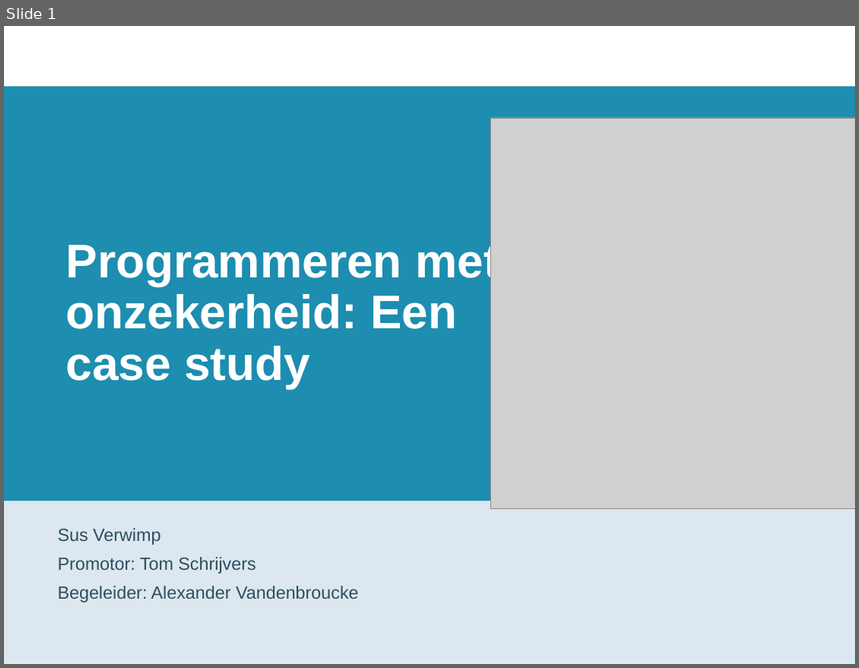
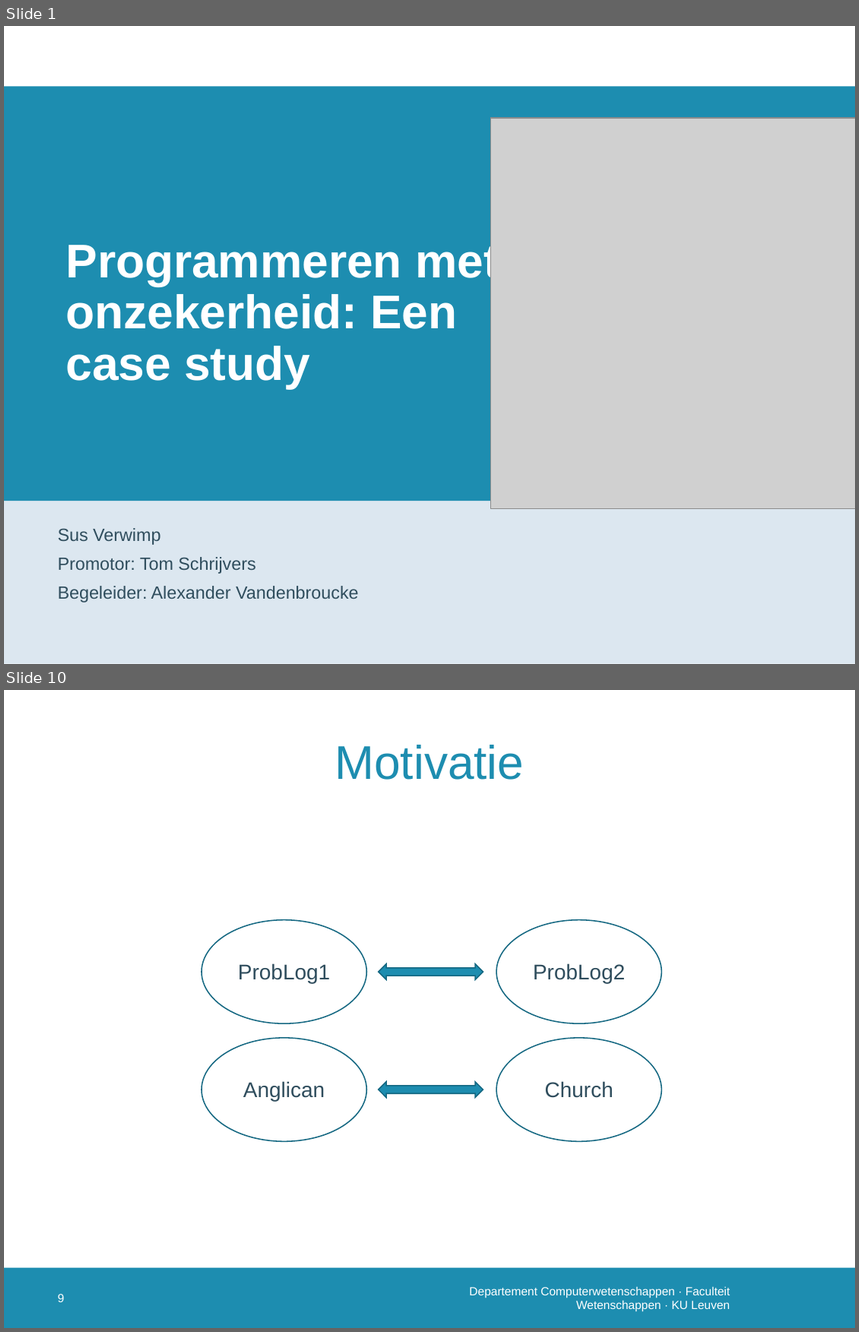
Before and after one commit to susverwimp/T208-Probabilistic-Programming-A-Case-Study, a slide deck: thesis/presentations/2 second/second.pptx. Shown one above the other, each under a label of ours: slide 1 before the commit, slides 1 and 10 after it; the slides between them are not shown. The pictures are 859x668 and 859x1332 pixels, drawn with LibreOffice and Linux fonts; fonts in the diff are those of the drawing; grey boxes stand for pictures; background and template pictures are left out. Boxes give left, top, right and bottom in pixels: in the first picture for what was removed or moved away, otherwise in the second. Text is boxed around its words. In the diff, an @@ line names an element or a change of style, - is before the commit and + after.

```diff
--- a/thesis/presentations/2 second/second.pptx
+++ b/thesis/presentations/2 second/second.pptx
@@ slide 10 added at (4, 690, 855, 1328), background #FFFFFF; not listed: 1 template element that a slide beside it also shows @@
@@ title added at (335, 745, 525, 780), 40 pt, text #1D8DB0 @@
+Motivatie
@@ ellipse added at (202, 920, 367, 1024), outline #156882 1 pt @@
@@ ellipse added at (496, 920, 662, 1024), outline #156882 1 pt @@
@@ text added at (238, 964, 330, 983), 18 pt, text #2F4D5D @@
+ProbLog1
@@ left right arrow added at (379, 964, 484, 980), fill #1D8DB0, outline #156882 1 pt @@
@@ text added at (533, 964, 625, 983), 18 pt, text #2F4D5D @@
+ProbLog2
@@ ellipse added at (202, 1038, 367, 1142), outline #156882 1 pt @@
@@ ellipse added at (496, 1038, 662, 1142), outline #156882 1 pt @@
@@ text added at (243, 1081, 325, 1102), 18 pt, text #2F4D5D @@
+Anglican
@@ left right arrow added at (379, 1082, 484, 1097), fill #1D8DB0, outline #156882 1 pt @@
@@ text added at (545, 1081, 614, 1098), 18 pt, text #2F4D5D @@
+Church
@@ page number added at (58, 1294, 65, 1303), 10 pt, text #FFFFFF @@
+9
@@ text added at (469, 1287, 731, 1312), 10 pt, text #FFFFFF @@
+Departement Computerwetenschappen · Faculteit Wetenschappen · KU Leuven
```
Also in this commit, not shown: 6 slides changed, 19 other slides added, 17 other files.
